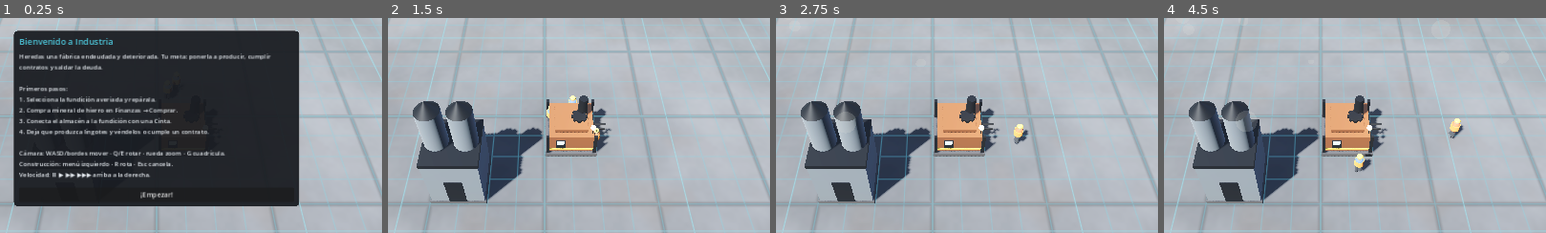
Above: before the commit, frames 1-4 (left to right).
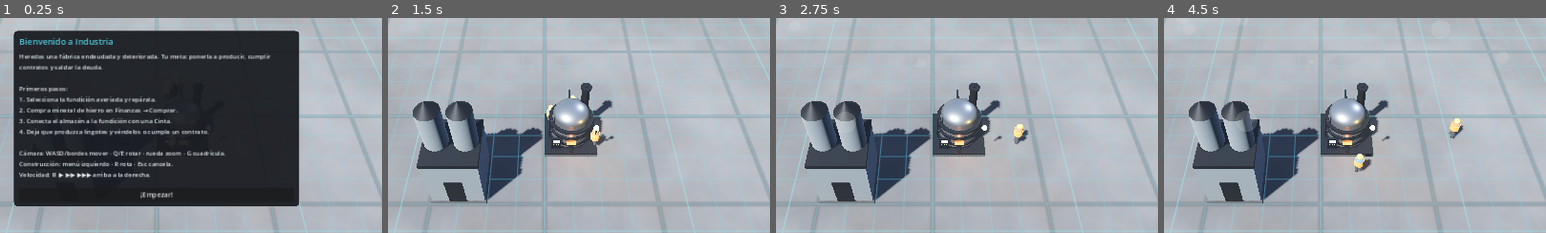
Above: after the commit, the same moments.

Repository: luckyvalentinaguirre-bot/Industria
Game: Godot game, scene res://scenes/main/main.tscn
The game is run twice, just before and just after one commit, with the same random seed, the same clock (stepped at 60 frames per second) and the same inputs.
Inputs:
- Up to frame 1 (0.25 s): no input
- Up to frame 2 (1.5 s): click "¡Empezar!" at 0.5 s; click "⏸" at 1.25 s
- Up to frame 3 (2.75 s): click "▶" at 2 s
- Up to frame 4 (4.5 s): click "▶▶" at 2.75 s; click "▶▶▶" at 3.5 s; click "🖱 Seleccionar" at 4.25 s
The pictures show only the part of the screen within x 30-80%, y 27-77%; the shares and areas given below are measured in that part.

The runs differ from the first frame. In frame 2, 3.9% of the frame differs, in the area x 41-60%, y 30-68%; in frame 3, 4.0%; in frame 4, 4.0%, in the area x 41-60%, y 30-70%.

Commit message:
Modelos mucho más definidos por tipo + audio del juego
Modelos bespoke y detallados para cada máquina, con partes animadas:
- Horno de fundición: cuerpo abombado con anillos, cúpula, boca de colada
  incandescente con foco pulsante, chimenea con sombrerete y ventilador de tiro,
  escalera, tuberías y panel de control. Humo por la chimenea.
- Prensa de bastidor: bancada, dos columnas, corona, cilindro hidráulico y
  ariete móvil que baja al producir; matriz, barandillas y botonera.
- Celda de ensamblaje: vallado con ventanas de vidrio, base y brazo robótico
  multiarticulado (hombro/codo/muñeca/pinza) que rota y articula al trabajar,
  luz de trabajo cenital.
- Detalles comunes: panel con pantalla y botones emisivos, baliza con foco real,
  chispas/vapor en marcha.

Audio (placeholders sintetizados en audio/): ambiente de fábrica en bucle,
zumbido de máquinas escalado por máquinas en marcha, y SFX por eventos (venta,
entrega, contrato, error, colocación) vía AudioManager.

Verificado: import limpio, escena principal sin errores y smoke test 26/26 PASS.

Co-Authored-By: Claude Opus 4.8 <noreply@anthropic.com>
Claude-Session: https://claude.ai/code/session_01ETPkQhicRLbwGdXtkPoigV

Diff:
--- /dev/null
+++ b/scripts/core/audio_manager.gd
@@ -0,0 +1,104 @@
+extends Node
+## AudioManager — sonido del juego (spec §4 audio).
+##
+## Reproduce el ambiente de fábrica en bucle, un zumbido de máquinas cuyo volumen
+## escala con las máquinas en marcha, y efectos por eventos (venta, entrega,
+## contrato, error, colocación). Los .wav son placeholders sintetizados en
+## audio/, sustituibles por sonido final. Si falta un archivo, se ignora sin fallar.
+##
+## Nota de estructura: servicio global → vive en scripts/core/; los assets en audio/.
+
+const AMBIENCE := "res://audio/ambience/factory_ambience.wav"
+const MACHINE := "res://audio/machines/machine_loop.wav"
+const SFX := {
+	"cash": "res://audio/sfx/cash.wav",
+	"success": "res://audio/sfx/success.wav",
+	"alert": "res://audio/sfx/alert.wav",
+	"thud": "res://audio/sfx/thud.wav",
+	"confirm": "res://audio/ui/confirm.wav",
+	"click": "res://audio/ui/click.wav",
+}
+
+var _ambient: AudioStreamPlayer
+var _machine: AudioStreamPlayer
+var _sfx_pool: Array = []
+var _sfx_idx: int = 0
+var _sfx_streams: Dictionary = {}
+
+func _ready() -> void:
+	_ambient = _make_player(-14.0)
+	_machine = _make_player(-80.0)
+	for i in range(5):
+		_sfx_pool.append(_make_player(-6.0))
+	_load_streams()
+	_start_loops()
+	_connect_signals()
+
+func _make_player(vol_db: float) -> AudioStreamPlayer:
+	var p := AudioStreamPlayer.new()
+	p.volume_db = vol_db
+	add_child(p)
+	return p
+
+func _load_stream(path: String) -> AudioStream:
+	if not ResourceLoader.exists(path):
+		return null
+	var s: Resource = load(path)
+	return s as AudioStream
+
+func _load_streams() -> void:
+	for key in SFX.keys():
+		var s := _load_stream(SFX[key])
+		if s:
+			_sfx_streams[key] = s
+
+func _start_loops() -> void:
+	var amb := _load_stream(AMBIENCE)
+	if amb:
+		_ambient.stream = amb
+		_ambient.finished.connect(_ambient.play)   # bucle manual
+		_ambient.play()
+	var mac := _load_stream(MACHINE)
+	if mac:
+		_machine.stream = mac
+		_machine.finished.connect(_machine.play)
+		_machine.play()
+
+func _connect_signals() -> void:
+	EventBus.transaction.connect(_on_transaction)
+	EventBus.contract_completed.connect(func(_c): play("success"))
+	EventBus.delivery_arrived.connect(func(_i, _q): play("confirm"))
+	EventBus.machine_placed.connect(func(_m): play("thud"))
+	EventBus.building_placed.connect(func(_b): play("thud"))
+	EventBus.notify.connect(_on_notify)
+	EventBus.minute_passed.connect(_on_minute)
+
+func _on_transaction(category: String, _amount: float, is_income: bool) -> void:
+	if is_income and category == "sales":
+		play("cash")
+
+func _on_notify(_msg: String, level: String) -> void:
+	if level == "error":
+		play("alert")
+
+func _on_minute(_d: int, _h: int, _m: int) -> void:
+	# Volumen del zumbido según máquinas en marcha (silencio si no hay ninguna).
+	if not GameManager.machines:
+		return
+	var running := 0
+	for m in GameManager.machines.machines:
+		if m.state == Machine.State.RUNNING:
+			running += 1
+	if running <= 0:
+		_machine.volume_db = -80.0
+	else:
+		_machine.volume_db = clampf(-24.0 + running * 2.5, -24.0, -8.0)
+
+## Reproduce un efecto por su clave (round-robin en el pool).
+func play(key: String) -> void:
+	if not _sfx_streams.has(key):
+		return
+	var p: AudioStreamPlayer = _sfx_pool[_sfx_idx]
+	_sfx_idx = (_sfx_idx + 1) % _sfx_pool.size()
+	p.stream = _sfx_streams[key]
+	p.play()
--- a/scripts/core/game_manager.gd
+++ b/scripts/core/game_manager.gd
@@ -37,6 +37,7 @@
 var events: Node
 var objectives: Node
 var upgrades: Node
+var audio: Node
 var save: Node
 var ui: Node
 
@@ -69,6 +70,7 @@
 	events = _add("res://scripts/events/event_manager.gd", "EventManager")
 	objectives = _add("res://scripts/core/objective_manager.gd", "ObjectiveManager")
 	upgrades = _add("res://scripts/core/upgrade_manager.gd", "UpgradeManager")
+	audio = _add("res://scripts/core/audio_manager.gd", "AudioManager")
 	save = _add("res://scripts/save/save_manager.gd", "SaveManager")
 	ui = _add("res://scripts/ui/ui_manager.gd", "UIManager")
 
--- a/scripts/machines/machine.gd
+++ b/scripts/machines/machine.gd
@@ -251,9 +251,16 @@
 	_update_visual_state()
 
 # --- Modelo 3D --------------------------------------------------------------
-# Modelo compuesto generado por código (chasis, carcasa PBR, tuberías, panel,
-# detalle por tipo y efectos). Preparado para sustituirse por el asset final.
+# Modelos bespoke por tipo (horno, prensa, celda robótica) con partes animadas.
+# Preparado para sustituirse por el asset final del pipeline gráfico.
 var _sparks: GPUParticles3D
+var _beacon_light: OmniLight3D
+var _glow_light: OmniLight3D
+var _glow_mat: StandardMaterial3D
+var _anim_primary: Node3D
+var _anim_secondary: Node3D
+var _anim_kind: String = ""
+var _ram_base_y: float = 2.6
 
 func _build_visual() -> void:
 	var cell := GameState.CELL_SIZE
@@ -261,83 +268,45 @@
 	var d := grid_size.y * cell
 	var color := _category_color()
 
-	var mat_housing := _pbr(color, 0.42, 0.7)
-	var mat_dark := _pbr(Color(0.13, 0.14, 0.16), 0.5, 0.85)
-	var mat_concrete := _pbr(Color(0.24, 0.24, 0.26), 0.95, 0.0)
-
-	# Losa de cimentación.
-	_add_box(Vector3(w * 0.98, 0.3, d * 0.98), Vector3(0, 0.15, 0), mat_concrete)
-
-	# Postes del chasis en las 4 esquinas.
-	var hx := w * 0.44
-	var hz := d * 0.44
-	for sx in [-1, 1]:
-		for sz in [-1, 1]:
-			_add_box(Vector3(0.22, 2.1, 0.22), Vector3(sx * hx, 1.15, sz * hz), mat_dark)
-
-	# Carcasa principal (metálica) y remate biselado.
-	_add_box(Vector3(w * 0.82, 1.7, d * 0.82), Vector3(0, 1.15, 0), mat_housing)
-	_add_box(Vector3(w * 0.6, 0.35, d * 0.6), Vector3(0, 2.15, 0), mat_housing.duplicate())
-
-	# Franja de peligro (base frontal).
-	var mat_hazard := _pbr(Color(0.85, 0.7, 0.1), 0.5, 0.2)
-	mat_hazard.emission_enabled = true
-	mat_hazard.emission = Color(0.7, 0.55, 0.05)
-	mat_hazard.emission_energy_multiplier = 0.5
-	_add_box(Vector3(w * 0.82, 0.18, 0.06), Vector3(0, 0.55, d * 0.41 + 0.02), mat_hazard)
-
-	# Panel de control frontal con pantalla emisiva.
-	_add_box(Vector3(0.7, 0.9, 0.12), Vector3(-w * 0.2, 1.2, d * 0.41 + 0.03), mat_dark)
-	var mat_screen := _pbr(Color(0.15, 0.5, 0.65), 0.2, 0.0)
-	mat_screen.emission_enabled = true
-	mat_screen.emission = Color(0.2, 0.75, 0.95)
-	mat_screen.emission_energy_multiplier = 1.6
-	_add_box(Vector3(0.5, 0.4, 0.04), Vector3(-w * 0.2, 1.35, d * 0.41 + 0.1), mat_screen)
-
-	# Tuberías laterales.
-	for i in range(2):
-		_add_pipe(w * 0.5, Vector3(w * 0.41 + 0.02, 0.9 + i * 0.55, 0.0), Vector3(0, 0, 90), mat_dark)
-	_add_valve(Vector3(w * 0.41 + 0.15, 0.9, d * 0.25), color)
-
-	# Detalle superior según el tipo de máquina.
-	_rotor = Node3D.new()
-	_rotor.position = Vector3(w * 0.15, 2.35, 0)
-	add_child(_rotor)
-	match String(def.get("category", "")):
-		"processing":
-			# Chimenea con vent incandescente + humo.
-			_add_cylinder(0.32, 0.4, 1.6, Vector3(w * 0.22, 2.9, -d * 0.15), mat_dark)
-			var mat_glow := _pbr(Color(0.9, 0.35, 0.1), 0.4, 0.0)
-			mat_glow.emission_enabled = true
-			mat_glow.emission = Color(1.0, 0.4, 0.1)
-			mat_glow.emission_energy_multiplier = 2.5
-			_add_box(Vector3(w * 0.5, 0.12, d * 0.5), Vector3(0, 2.02, 0), mat_glow)
-			_add_gear(_rotor, 0.5, mat_dark)
-		"manufacturing":
-			# Engranaje/pistón que gira al producir.
-			_add_gear(_rotor, 0.55, mat_dark)
-			_add_cylinder(0.14, 0.14, 1.1, Vector3(-w * 0.28, 2.6, 0), mat_dark)
-		"power":
-			_add_fan(_rotor, 0.6, mat_dark)
-		_:
-			_add_gear(_rotor, 0.5, mat_dark)
-
-	# Baliza de estado sobre un pequeño mástil.
-	_add_cylinder(0.05, 0.05, 0.5, Vector3(hx * 0.85, 2.55, hz * 0.85), mat_dark)
+	var mats := {
+		"housing": _pbr(color, 0.4, 0.65),
+		"steel": _pbr(Color(0.55, 0.57, 0.6), 0.35, 0.9),
+		"dark": _pbr(Color(0.13, 0.14, 0.16), 0.5, 0.85),
+		"concrete": _pbr(Color(0.24, 0.24, 0.26), 0.95, 0.0),
+		"rubber": _pbr(Color(0.08, 0.08, 0.09), 0.85, 0.0),
+	}
+
+	# Losa de cimentación común con bordes.
+	_add_box(Vector3(w * 0.99, 0.3, d * 0.99), Vector3(0, 0.15, 0), mats["concrete"])
+	_add_box(Vector3(w * 0.99, 0.08, d * 0.99), Vector3(0, 0.32, 0), mats["dark"])
+
+	match machine_id:
+		"smelter": _build_smelter(w, d, mats)
+		"press": _build_press(w, d, mats)
+		"assembler": _build_assembler(w, d, mats)
+		_: _build_generic(w, d, mats)
+
+	# Baliza de estado sobre mástil (común).
+	var hx := w * 0.42
+	var hz := d * 0.42
+	_add_cylinder(0.05, 0.06, 0.6, Vector3(hx, 2.7, hz), mats["dark"])
 	_status_light = MeshInstance3D.new()
 	var lm := SphereMesh.new()
 	lm.radius = 0.2
 	lm.height = 0.4
 	_status_light.mesh = lm
-	_status_light.position = Vector3(hx * 0.85, 2.9, hz * 0.85)
+	_status_light.position = Vector3(hx, 3.1, hz)
 	add_child(_status_light)
-
-	# Efectos: vapor y chispas (apagados salvo en marcha).
-	_running_particles = _make_steam()
-	_running_particles.position = Vector3(w * 0.22, 3.7, -d * 0.15) if String(def.get("category","")) == "processing" else Vector3(0, 2.5, 0)
-	add_child(_running_particles)
+	# Foco de la baliza para que ilumine su entorno.
+	_beacon_light = OmniLight3D.new()
+	_beacon_light.position = Vector3(hx, 3.1, hz)
+	_beacon_light.omni_range = 6.0
+	_beacon_light.light_energy = 1.5
+	_beacon_light.shadow_enabled = false
+	add_child(_beacon_light)
+
 	_sparks = _make_sparks(color)
-	_sparks.position = Vector3(0, 1.2, d * 0.42)
+	_sparks.position = Vector3(0, 1.1, d * 0.42)
 	add_child(_sparks)
 
 	# Colisión para selección (capa 2).
@@ -347,14 +316,182 @@
 	pick.input_ray_pickable = true
 	var cs := CollisionShape3D.new()
 	var box := BoxShape3D.new()
-	box.size = Vector3(w, 2.8, d)
+	box.size = Vector3(w, 3.2, d)
 	cs.shape = box
-	cs.position = Vector3(0, 1.4, 0)
+	cs.position = Vector3(0, 1.6, 0)
 	pick.add_child(cs)
 	pick.set_meta("machine", self)
 	add_child(pick)
 
 	_update_visual_state()
+
+# --- Detalles comunes -------------------------------------------------------
+func _add_control_panel(pos: Vector3, mats: Dictionary) -> void:
+	_add_box(Vector3(0.7, 0.95, 0.14), pos, mats["dark"])
+	var screen := _pbr(Color(0.15, 0.5, 0.65), 0.2, 0.0)
+	screen.emission_enabled = true
+	screen.emission = Color(0.25, 0.8, 1.0)
+	screen.emission_energy_multiplier = 1.8
+	_add_box(Vector3(0.48, 0.4, 0.04), pos + Vector3(0, 0.18, 0.09), screen)
+	# Botonera.
+	for i in range(3):
+		var btn := _pbr(Color(0.9, 0.3, 0.2) if i == 0 else Color(0.3, 0.8, 0.4), 0.4, 0.0)
+		btn.emission_enabled = true
+		btn.emission = btn.albedo_color
+		btn.emission_energy_multiplier = 0.8
+		_add_cylinder(0.05, 0.05, 0.05, pos + Vector3(-0.18 + i * 0.18, -0.2, 0.08), btn).rotation_degrees = Vector3(90, 0, 0)
+
+func _add_ladder(base: Vector3, height: float, mat: Material) -> void:
+	for side in [-1, 1]:
+		_add_cylinder(0.03, 0.03, height, base + Vector3(side * 0.18, height * 0.5, 0), mat)
+	var rungs := int(height / 0.35)
+	for i in range(rungs):
+		var r := _add_cylinder(0.025, 0.025, 0.36, base + Vector3(0, 0.3 + i * 0.35, 0), mat)
+		r.rotation_degrees = Vector3(0, 0, 90)
+
+func _add_bolts(size_x: float, pos: Vector3, mat: Material) -> void:
+	for i in range(4):
+		var sx := -1.0 if i % 2 == 0 else 1.0
+		var sy := -1.0 if i < 2 else 1.0
+		_add_cylinder(0.05, 0.05, 0.08, pos + Vector3(sx * size_x * 0.5, sy * 0.25, 0.02), mat).rotation_degrees = Vector3(90, 0, 0)
+
+# --- HORNO DE FUNDICIÓN -----------------------------------------------------
+func _build_smelter(w: float, d: float, mats: Dictionary) -> void:
+	var steel: Material = mats["steel"]
+	var dark: Material = mats["dark"]
+	# Cuerpo del horno: cilindro ancho abombado con anillos de refuerzo.
+	_add_cylinder(w * 0.34, w * 0.4, 2.2, Vector3(0, 1.4, -d * 0.05), steel)
+	for i in range(3):
+		var ring := _add_cylinder(w * 0.42, w * 0.42, 0.12, Vector3(0, 0.7 + i * 0.7, -d * 0.05), dark)
+	# Cúpula superior.
+	var dome := _add_sphere(w * 0.34, Vector3(0, 2.5, -d * 0.05), steel)
+	dome.scale = Vector3(1, 0.6, 1)
+	# Boca de colada incandescente al frente + foco.
+	_glow_mat = _pbr(Color(1.0, 0.45, 0.1), 0.4, 0.0)
+	_glow_mat.emission_enabled = true
+	_glow_mat.emission = Color(1.0, 0.4, 0.08)
+	_glow_mat.emission_energy_multiplier = 2.0
+	_add_box(Vector3(0.7, 0.5, 0.3), Vector3(0, 0.85, d * 0.32), _glow_mat)
+	_add_cylinder(0.12, 0.18, 0.6, Vector3(0, 0.6, d * 0.42), dark).rotation_degrees = Vector3(60, 0, 0)
+	_glow_light = OmniLight3D.new()
+	_glow_light.position = Vector3(0, 0.9, d * 0.45)
+	_glow_light.light_color = Color(1.0, 0.5, 0.15)
+	_glow_light.omni_range = 5.0
+	_glow_light.light_energy = 2.0
+	_glow_light.shadow_enabled = false
+	add_child(_glow_light)
+	# Chimenea alta con sombrerete.
+	_add_cylinder(0.28, 0.34, 2.6, Vector3(w * 0.26, 3.0, -d * 0.28), dark)
+	_add_cylinder(0.42, 0.42, 0.12, Vector3(w * 0.26, 4.35, -d * 0.28), dark)
+	# Escalera de acceso.
+	_add_ladder(Vector3(-w * 0.36, 0.3, d * 0.1), 2.4, dark)
+	# Tuberías de alimentación.
+	_add_pipe(w * 0.7, Vector3(0, 1.9, -d * 0.4 - 0.1), Vector3(90, 0, 0), dark)
+	_add_valve(Vector3(w * 0.3, 1.9, -d * 0.4), Color(0.7, 0.3, 0.2))
+	_add_control_panel(Vector3(-w * 0.28, 1.1, d * 0.36), mats)
+	# Ventilador de tiro (gira).
+	_anim_primary = Node3D.new()
+	_anim_primary.position = Vector3(w * 0.26, 4.4, -d * 0.28)
+	add_child(_anim_primary)
+	_add_fan(_anim_primary, 0.3, dark)
+	_anim_kind = "smelter"
+	# Humo por la chimenea.
+	_running_particles = _make_steam()
+	_running_particles.position = Vector3(w * 0.26, 4.5, -d * 0.28)
+	add_child(_running_particles)
+
+# --- PRENSA DE BASTIDOR -----------------------------------------------------
+func _build_press(w: float, d: float, mats: Dictionary) -> void:
+	var steel: Material = mats["steel"]
+	var dark: Material = mats["dark"]
+	var housing: Material = mats["housing"]
+	# Base / bancada.
+	_add_box(Vector3(w * 0.8, 0.8, d * 0.7), Vector3(0, 0.7, 0), housing)
+	_add_bolts(w * 0.8, Vector3(0, 0.9, d * 0.36), dark)
+	# Dos columnas robustas.
+	for sx in [-1, 1]:
+		_add_box(Vector3(0.4, 3.0, 0.4), Vector3(sx * w * 0.3, 2.4, 0), steel)
+	# Corona superior (crown).
+	_add_box(Vector3(w * 0.8, 0.7, d * 0.55), Vector3(0, 4.0, 0), housing)
+	# Cilindro hidráulico sobre la corona.
+	_add_cylinder(0.35, 0.35, 1.0, Vector3(0, 4.7, 0), dark)
+	# Ariete móvil (baja al producir).
+	_anim_primary = Node3D.new()
+	add_child(_anim_primary)
+	_ram_base_y = 2.6
+	_anim_primary.position = Vector3(0, _ram_base_y, 0)
+	_add_box(Vector3(w * 0.5, 0.9, d * 0.45), Vector3(0, 0, 0), steel)
+	_add_cylinder(0.22, 0.22, 1.2, Vector3(0, 0.9, 0), mats["dark"])   # vástago
+	# Matriz inferior.
+	_add_box(Vector3(w * 0.5, 0.35, d * 0.45), Vector3(0, 1.35, 0), dark)
+	# Barandillas de seguridad frontales.
+	_add_railing(Vector3(0, 0, d * 0.36), w * 0.7, mats["dark"])
+	_add_control_panel(Vector3(w * 0.44, 1.1, d * 0.2), mats)
+	_anim_kind = "press"
+	_running_particles = _make_steam()
+	_running_particles.position = Vector3(0, 1.6, 0)
+	add_child(_running_particles)
+
+# --- CELDA DE ENSAMBLAJE CON BRAZO ROBÓTICO ---------------------------------
+func _build_assembler(w: float, d: float, mats: Dictionary) -> void:
+	var steel: Material = mats["steel"]
+	var dark: Material = mats["dark"]
+	var housing: Material = mats["housing"]
+	# Bancada baja.
+	_add_box(Vector3(w * 0.9, 0.9, d * 0.85), Vector3(0, 0.75, 0), housing)
+	# Vallado de la celda con ventanas de vidrio.
+	var glass := _pbr(Color(0.4, 0.6, 0.7, 0.25), 0.1, 0.0)
+	glass.emission_enabled = true
+	glass.emission = Color(0.2, 0.4, 0.5)
+	glass.emission_energy_multiplier = 0.3
+	glass.transparency = BaseMaterial3D.TRANSPARENCY_ALPHA
+	for corner in [Vector3(-w * 0.42, 0, -d * 0.4), Vector3(w * 0.42, 0, -d * 0.4)]:
+		_add_cylinder(0.06, 0.06, 2.2, Vector3(corner.x, 2.3, corner.z), dark)
+	_add_box(Vector3(w * 0.85, 1.4, 0.05), Vector3(0, 2.0, -d * 0.4), glass)
+	for sx in [-1, 1]:
+		_add_box(Vector3(0.05, 1.4, d * 0.75), Vector3(sx * w * 0.42, 2.0, 0), glass)
+	# Base del robot.
+	_add_cylinder(0.45, 0.55, 0.5, Vector3(0, 1.45, 0), dark)
+	# Brazo robótico multiarticulado (anim).
+	_anim_primary = Node3D.new()          # rota sobre la base
+	_anim_primary.position = Vector3(0, 1.7, 0)
+	add_child(_anim_primary)
+	var shoulder := _add_child_box(_anim_primary, Vector3(0.4, 0.4, 0.4), Vector3(0, 0.1, 0), housing)
+	# Brazo superior.
+	_add_child_box(_anim_primary, Vector3(0.28, 1.3, 0.28), Vector3(0, 0.75, 0.1), steel)
+	# Codo articulado (anim secundaria).
+	_anim_secondary = Node3D.new()
+	_anim_secondary.position = Vector3(0, 1.35, 0.1)
+	_anim_primary.add_child(_anim_secondary)
+	_add_child_box(_anim_secondary, Vector3(0.24, 1.0, 0.24), Vector3(0, 0.45, 0.25), steel)
+	# Muñeca + pinza.
+	_add_child_box(_anim_secondary, Vector3(0.3, 0.2, 0.3), Vector3(0, 0.9, 0.4), dark)
+	for gx in [-1, 1]:
+		_add_child_box(_anim_secondary, Vector3(0.06, 0.3, 0.1), Vector3(gx * 0.12, 1.05, 0.45), dark)
+	# Luz de trabajo cenital.
+	var worklight := _pbr(Color(1, 1, 0.9), 0.3, 0.0)
+	worklight.emission_enabled = true
+	worklight.emission = Color(1, 1, 0.85)
+	worklight.emission_energy_multiplier = 1.5
+	_add_box(Vector3(1.2, 0.1, 0.4), Vector3(0, 2.7, 0), worklight)
+	_add_control_panel(Vector3(-w * 0.3, 1.15, d * 0.4), mats)
+	_anim_kind = "arm"
+	_running_particles = _make_steam()
+	_running_particles.position = Vector3(0, 2.0, 0.3)
+	add_child(_running_particles)
+
+func _build_generic(w: float, d: float, mats: Dictionary) -> void:
+	_add_box(Vector3(w * 0.82, 1.7, d * 0.82), Vector3(0, 1.2, 0), mats["housing"])
+	_add_box(Vector3(w * 0.6, 0.35, d * 0.6), Vector3(0, 2.2, 0), mats["steel"])
+	_anim_primary = Node3D.new()
+	_anim_primary.position = Vector3(0, 2.4, 0)
+	add_child(_anim_primary)
+	_add_fan(_anim_primary, 0.5, mats["dark"])
+	_anim_kind = "fan"
+	_add_control_panel(Vector3(0, 1.2, d * 0.42), mats)
+	_running_particles = _make_steam()
+	_running_particles.position = Vector3(0, 2.6, 0)
+	add_child(_running_particles)
 
 # --- Helpers de construcción de malla ---------------------------------------
 func _add_box(size: Vector3, pos: Vector3, mat: Material) -> MeshInstance3D:
@@ -382,6 +519,37 @@
 func _add_pipe(length: float, pos: Vector3, rot_deg: Vector3, mat: Material) -> void:
 	var mi := _add_cylinder(0.09, 0.09, length, pos, mat)
 	mi.rotation_degrees = rot_deg
+
+func _add_sphere(radius: float, pos: Vector3, mat: Material) -> MeshInstance3D:
+	var mi := MeshInstance3D.new()
+	var sm := SphereMesh.new()
+	sm.radius = radius
+	sm.height = radius * 2.0
+	mi.mesh = sm
+	mi.position = pos
+	mi.material_override = mat
+	add_child(mi)
+	return mi
+
+func _add_child_box(parent: Node3D, size: Vector3, pos: Vector3, mat: Material) -> MeshInstance3D:
+	var mi := MeshInstance3D.new()
+	var bm := BoxMesh.new()
+	bm.size = size
+	mi.mesh = bm
+	mi.position = pos
+	mi.material_override = mat
+	parent.add_child(mi)
+	return mi
+
+func _add_railing(center: Vector3, length: float, mat: Material) -> void:
+	# Pasamanos con postes.
+	var top := _add_cylinder(0.03, 0.03, length, center + Vector3(0, 1.0, 0), mat)
+	top.rotation_degrees = Vector3(0, 0, 90)
+	var posts := int(length / 0.8)
+	for i in range(posts + 1):
+		var t := float(i) / float(posts)
+		var x := lerpf(-length * 0.5, length * 0.5, t)
+		_add_cylinder(0.03, 0.03, 1.0, center + Vector3(x, 0.5, 0), mat)
 
 func _add_valve(pos: Vector3, color: Color) -> void:
 	var mat := _pbr(color.lightened(0.1), 0.4, 0.6)
@@ -488,8 +656,31 @@
 	return p
 
 func _process(delta: float) -> void:
-	if _rotor and state == State.RUNNING:
-		_rotor.rotate_y(delta * 4.0)
+	var running := state == State.RUNNING
+	var t := Time.get_ticks_msec() / 1000.0
+	match _anim_kind:
+		"smelter":
+			if _anim_primary and running:
+				_anim_primary.rotate_y(delta * 3.0)
+			# Pulso de la boca incandescente y su foco.
+			if _glow_mat:
+				var e: float = (2.2 + 0.9 * sin(t * 4.0)) if running else 0.5
+				_glow_mat.emission_energy_multiplier = e
+			if _glow_light:
+				_glow_light.light_energy = (2.5 + 0.8 * sin(t * 4.0)) if running else 0.6
+		"press":
+			if _anim_primary:
+				# Ariete: golpe descendente rápido + retorno.
+				var stroke: float = (0.55 * (0.5 - 0.5 * cos(t * 7.0))) if running else 0.0
+				_anim_primary.position.y = _ram_base_y - stroke
+		"arm":
+			if _anim_primary and running:
+				_anim_primary.rotate_y(delta * 1.4)
+			if _anim_secondary:
+				_anim_secondary.rotation.x = (0.5 * sin(t * 3.0)) if running else 0.15
+		"fan":
+			if _anim_primary and running:
+				_anim_primary.rotate_y(delta * 6.0)
 
 func _category_color() -> Color:
 	match String(def.get("category", "")):
@@ -519,6 +710,9 @@
 	m.emission_enabled = true
 	m.emission = c
 	m.emission_energy_multiplier = 2.0
+	if _beacon_light:
+		_beacon_light.light_color = c
+		_beacon_light.light_energy = 1.8 if state == State.RUNNING else 0.8
 	if _running_particles:
 		_running_particles.emitting = (state == State.RUNNING)
 	if _sparks:
Not shown, added: audio/ambience/factory_ambience.wav.import
Not shown, added: audio/machines/machine_loop.wav.import
Not shown, added: audio/sfx/alert.wav.import
Not shown, added: audio/sfx/cash.wav.import
Not shown, added: audio/sfx/success.wav.import
Not shown, added: audio/sfx/thud.wav.import
Not shown, added: audio/ui/click.wav.import
Not shown, added: audio/ui/confirm.wav.import
Not shown, added: audio/ambience/factory_ambience.wav
Not shown, added: audio/machines/machine_loop.wav
Not shown, added: audio/sfx/alert.wav
Not shown, added: audio/sfx/cash.wav
(and 4 more such lines)
